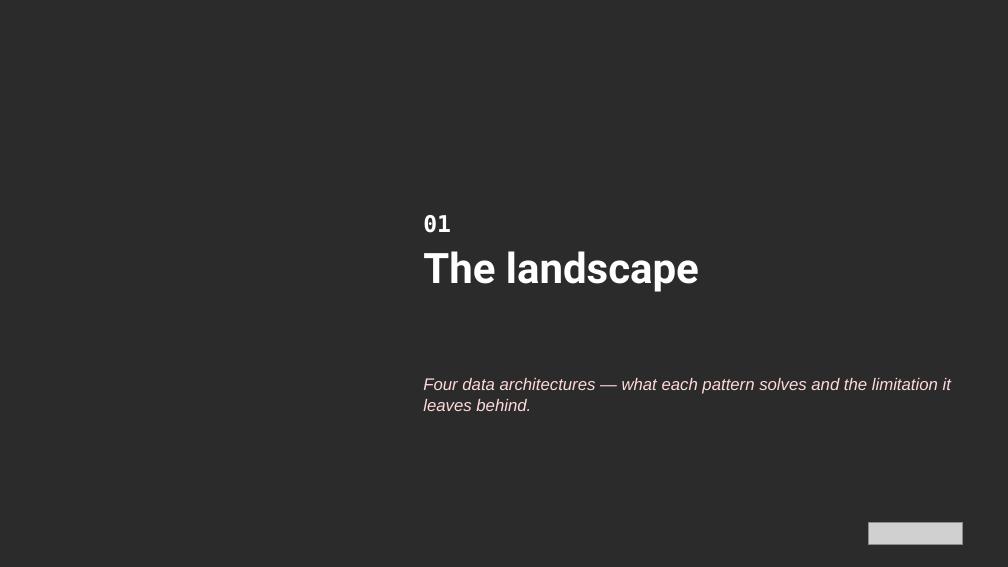
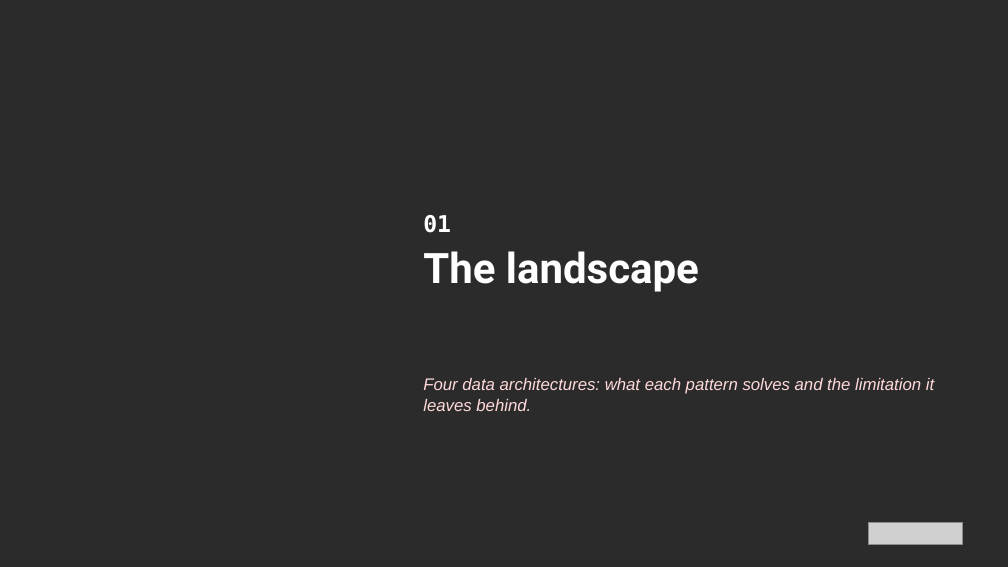
Before and after one commit to patterncatalyst/datamesh-reference-arch-quarkus, a slide deck: slide 2 of presentation/datamesh-101/Datamesh_101-r1.1.pptx. Drawn at 1008x567 pixels with LibreOffice and Linux fonts; fonts in the diff are those of the drawing; grey boxes stand for pictures; background and template pictures are left out; a plain dark background stands for a picture behind light text. Boxes give left, top, right and bottom in pixels: in the first picture for what was removed or moved away, otherwise in the second. Text is boxed around its words. In the diff, an @@ line names an element or a change of style, - is before the commit and + after.

```diff
--- a/presentation/datamesh-101/Datamesh_101-r1.1.pptx
+++ b/presentation/datamesh-101/Datamesh_101-r1.1.pptx
@@ text at bbox=[423, 378, 934, 411]: text changed @@
-Four data architectures — what each pattern solves and the limitation it leaves behind.
+Four data architectures: what each pattern solves and the limitation it leaves behind.
```
Also in this commit, not shown: 12 other slides changed, 4 other files.
